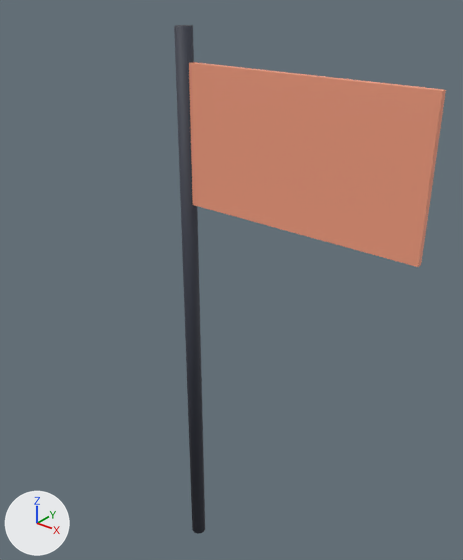
The Blender file ArtSource/Blender/Flag.blend: old version first, new version second.
Camera for both pictures: a camera (50 mm lens) standing at (1.7, -1.85, 2.69) and looking at (0.08, 0.18, 1.43). Lighting does not change. The marker at lower left points along +X, +Y and +Z. The picture after the commit comes second.

Script lines for the objects in view, before the commit:
```python
me_cube_031 = bpy.data.meshes.new('Cube.031')
me_cube_031.from_pydata(...)  # a box spanning x -0.5..0.5, y -0.013..0.013, z -0.275..0.275
me_cube_031.materials.append(mat_flag)  # beige #f7a081
me_cylinder_070 = bpy.data.meshes.new('Cylinder.070')
me_cylinder_070.from_pydata(...)  # a 12-sided cylinder along z spanning x -0.04..0.04, y -0.04..0.04, z -1.25..1.25
me_cylinder_070.polygons.foreach_set('use_smooth', [True] * 14)
me_cylinder_070.materials.append(mat_steel_015)  # greyish blue #383c48
ob_flag = bpy.data.objects.new('Flag', me_cube_031)
ob_flag.location = (0.5, 0.0, 2.1)
ob_flagpole = bpy.data.objects.new('FlagPole', me_cylinder_070)
ob_flagpole.location = (0.0, 0.0, 1.25)
```
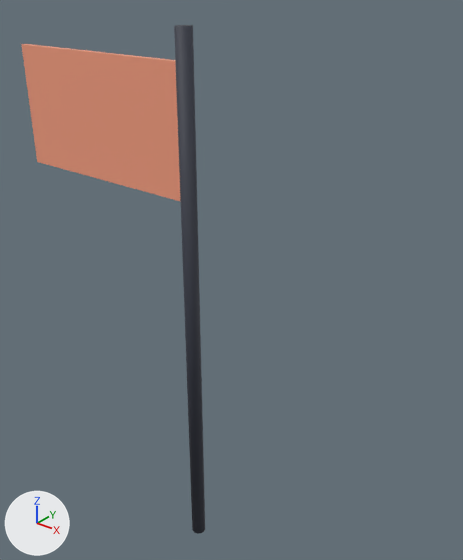
Pixel boxes (x1, y1, x2, y2) of what changed, in the pictures (463 x 560 px):
'Flag', moved: before (189, 62, 446, 267); after (21, 44, 180, 201)

Edits to the bpy script that builds the scene:
```text
Change ob_flag:
    ob_flag.location: (0.5, 0.0, 2.1) -> (-0.5, 0.0, 2.1)
```
